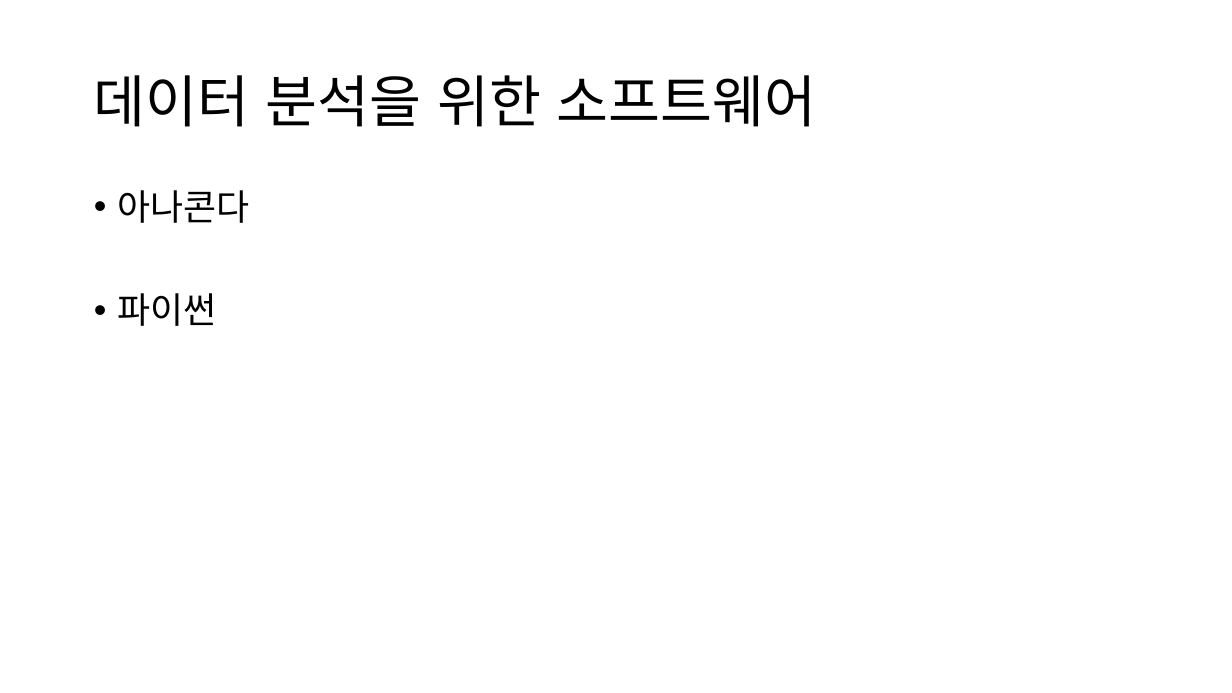
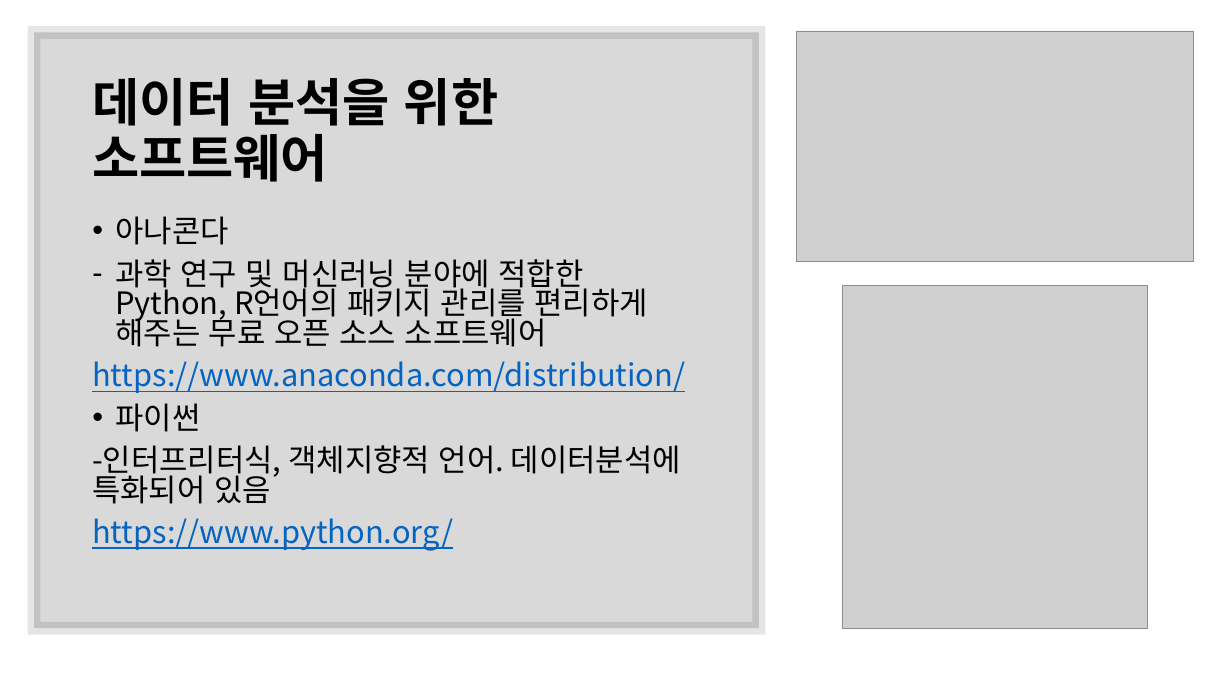
Before and after one commit to CheonSeounghyun/Coordination-Recommend, a slide deck: slide 8 of document/Capston Design Proposal_6week.pptx. Drawn at 1232x693 pixels with LibreOffice and Linux fonts; fonts in the diff are those of the drawing; grey boxes stand for pictures. Boxes give left, top, right and bottom in pixels: in the first picture for what was removed or moved away, otherwise in the second. Text is boxed around its words. In the diff, an @@ line names an element or a change of style, - is before the commit and + after.

```diff
--- a/document/Capston Design Proposal_6week.pptx
+++ b/document/Capston Design Proposal_6week.pptx
@@ rectangle added at <box>34,32,760,628</box>, fill #000000 at 15% opacity, outline #000000 10 pt @@
@@ picture added at <box>797,31,1194,262</box> @@
@@ title "데이터 분석을 위한 소프트웨어" at <box>92,78,498,182</box>: size 44 to 40 pt, bold on @@
@@ text "아나콘다": place and size @@
-text "아나콘다" at <box>117,190,249,326</box>
+text "아나콘다" at <box>92,216,685,551</box>
@@ text at <box>115,216,228,432</box>: size 28 to 24 pt in "아나콘다", "파이썬"; line spacing 0.9 to 0.8 @@
@@ text at <box>92,259,685,393</box>: paragraphs added @@
+– 과학 연구 및 머신러닝 분야에 적합한 Python, R언어의 패키지 관리를 편리하게 해주는 무료 오픈 소스 소프트웨어
+https://www.anaconda.com/distribution/
@@ picture added at <box>843,286,1148,628</box> @@
@@ text at <box>92,445,681,551</box>: paragraphs added @@
+-인터프리터식, 객체지향적 언어. 데이터분석에 특화되어 있음
+https://www.python.org/
```
Also in this commit, not shown: 10 other slides changed, 1 slide added, 1 slide removed.
